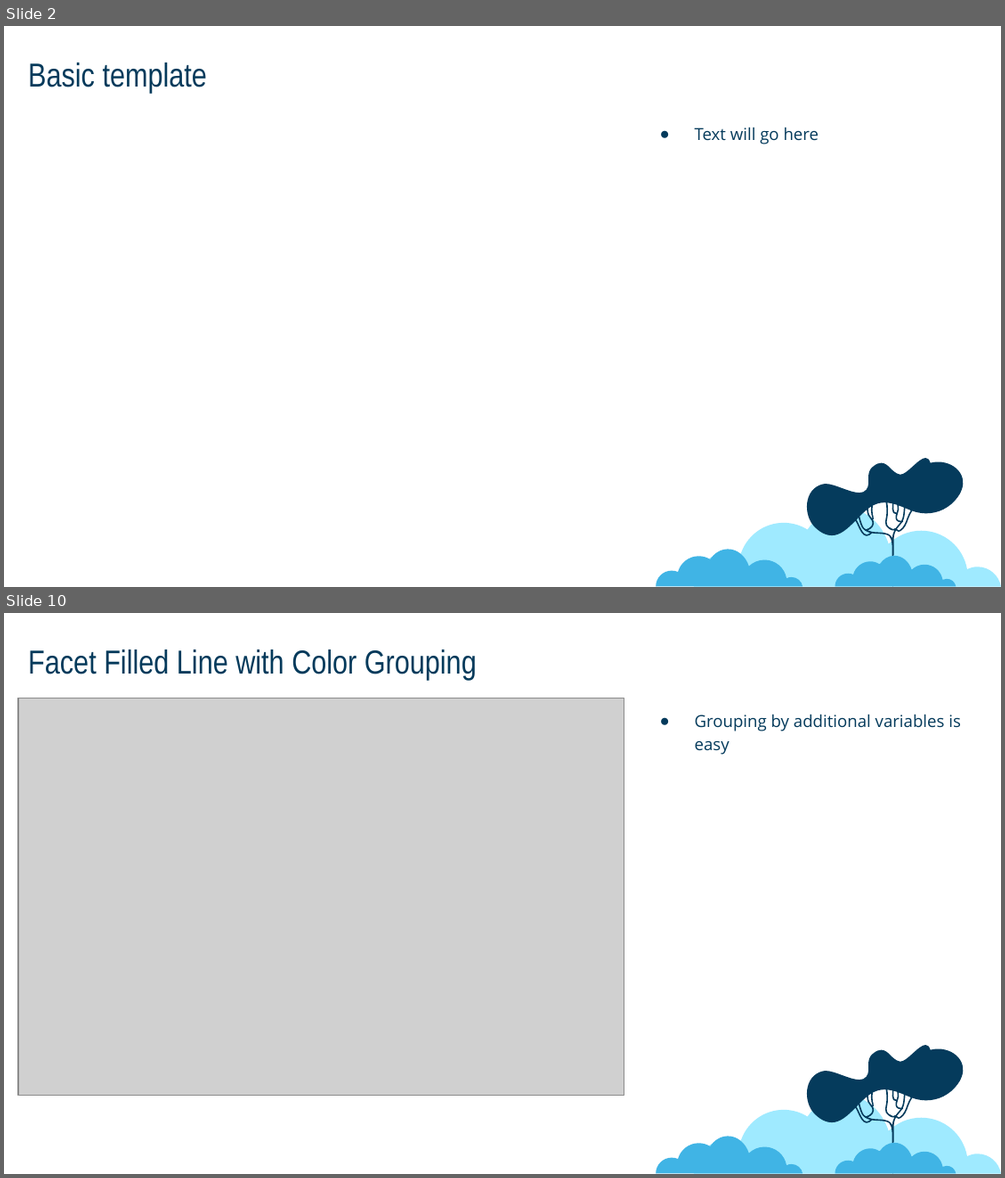
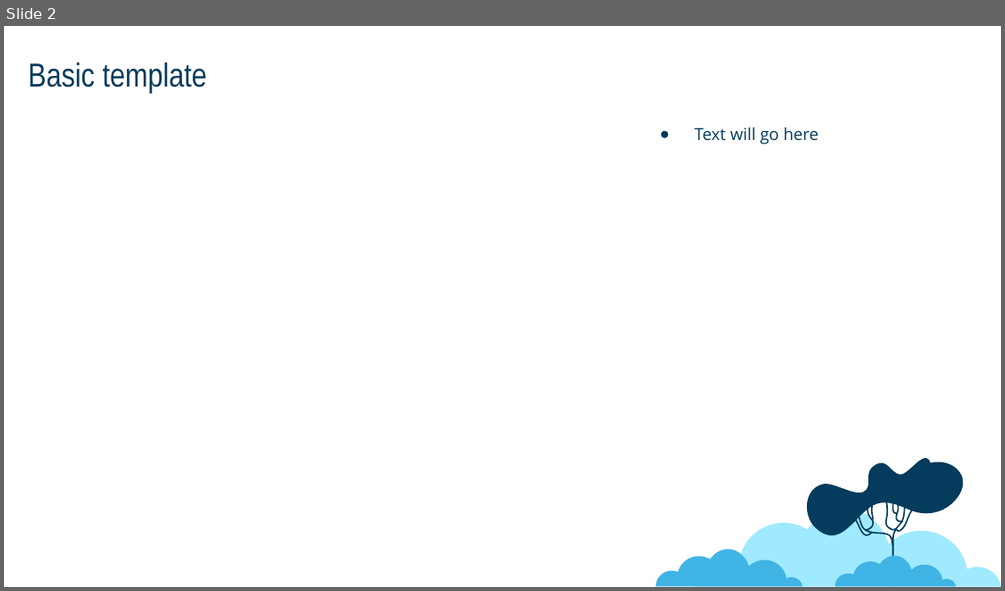
Before and after one commit to jonboone1/plotlyPowerpoint, a slide deck: example/output.pptx. Shown one above the other, each under a label of ours: slides 2 and 10 before the commit, slide 2 after it; the slides between them are not shown. The pictures are 1005x1178 and 1005x591 pixels, drawn with LibreOffice and Linux fonts; fonts in the diff are those of the drawing; grey boxes stand for pictures. Boxes give left, top, right and bottom in pixels: in the first picture for what was removed or moved away, otherwise in the second. Text is boxed around its words. In the diff, an @@ line names an element or a change of style, - is before the commit and + after.

```diff
--- a/example/output.pptx
+++ b/example/output.pptx
@@ slide 10 removed at bbox=[4, 613, 1001, 1174], background #FFFFFF; not listed: 4 template elements that a slide beside it also shows @@
@@ title removed at bbox=[28, 649, 477, 680] @@
-Facet Filled Line with Color Grouping
@@ picture removed at bbox=[18, 698, 623, 1094] @@
@@ text removed at bbox=[695, 714, 961, 755] @@
-● Grouping by additional variables is easy
```
Also in this commit, not shown: 1 slide changed, 2 other slides removed, 10 other files.
